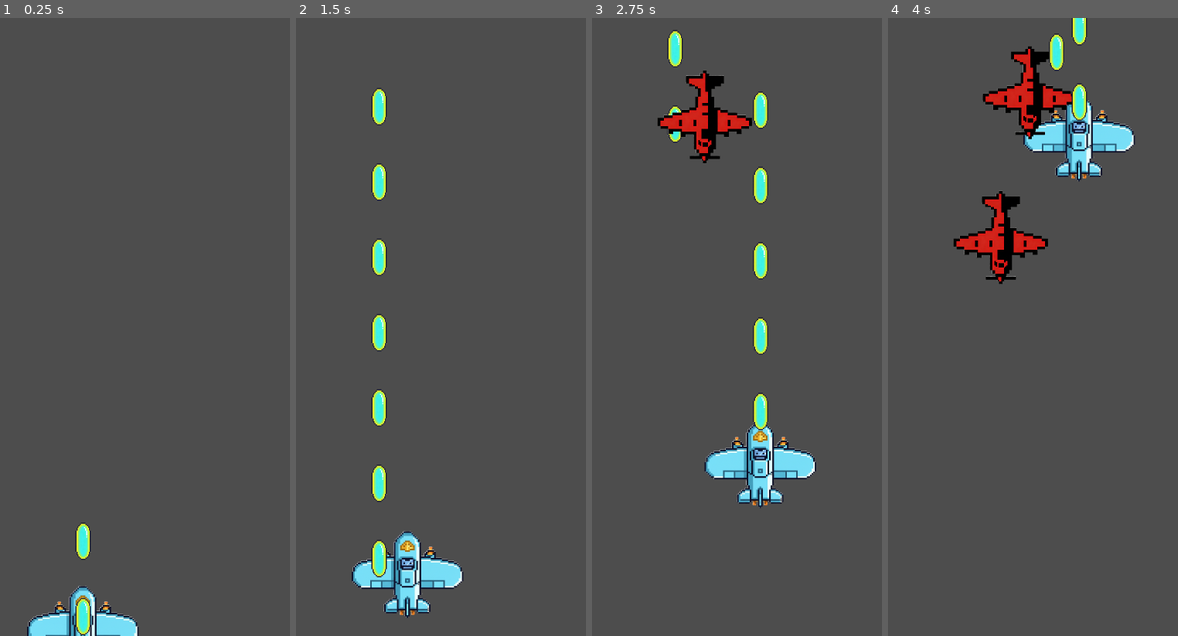
Above: before the commit, frames 1-4 (left to right).
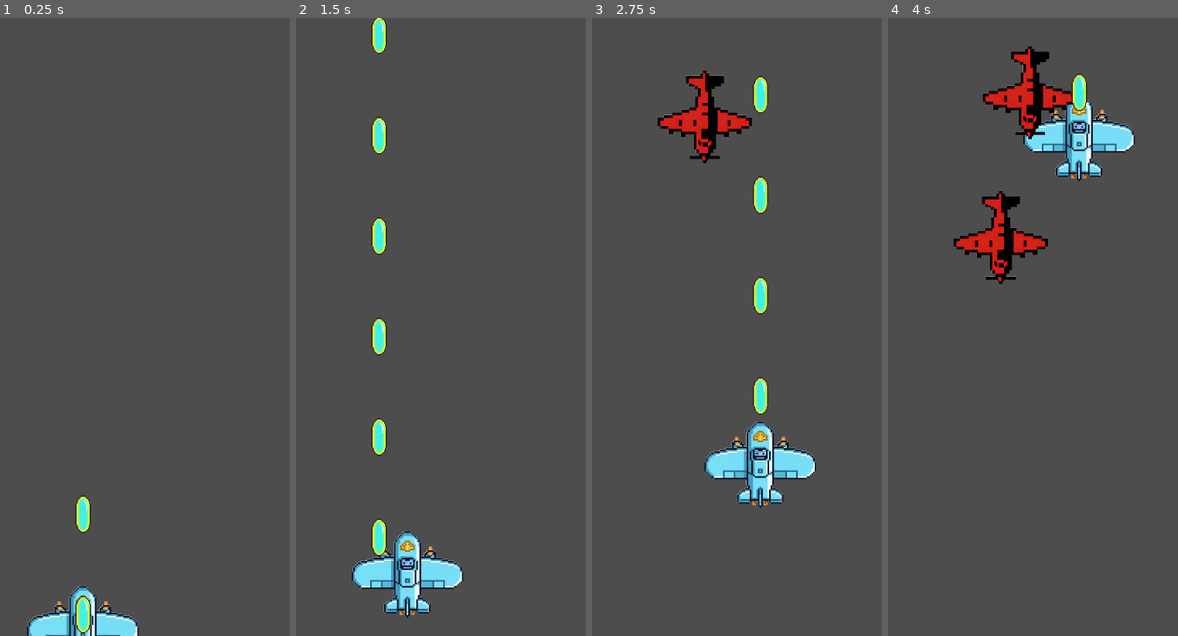
Above: after the commit, the same moments.

Repository: qingzhixing/plane-war
Game: Godot game, scene res://scenes/Main.tscn
Same seed, same stepped clock (60 frames per second), same inputs: the game is played once before the commit and once after it.
Inputs (mouse positions are in pixels of both pictures, inside the frame that each line leads up to):
- Up to frame 1 (0.25 s): no input
- Up to frame 2 (1.5 s): move the mouse to (470, 296) at 0.52 s; click (470, 296) at 0.67 s; drag from (outside the picture) to (380, 191) at 1.27 s
- Up to frame 3 (2.75 s): move the mouse to (713, 191) at 2.02 s; click (713, 191) at 2.17 s
- Up to frame 4 (4 s): drag from (948, 450) to (972, 123) at 2.77 s; move the mouse to (1093, 419) at 3.52 s; click (1093, 419) at 3.67 s

The runs differ from the first frame. In frame 1, 0.6% of the frame differs, in the area x 25-32%, y 77-100%; in frame 2, 2.9%, in the area x 25-32%, y 0-91%; in frame 3, 2.1%; in frame 4, 0.7%.

Commit message:
⚙️ TUNE: 提升玩家子弹飞行速度
Made-with: Cursor

Diff:
--- a/scripts/player_bullet.gd
+++ b/scripts/player_bullet.gd
@@ -1,6 +1,6 @@
 extends Area2D
 
-@export var speed: float = 900.0
+@export var speed: float = 1200.0
 @export var damage: int = 1
 
 func _process(delta: float) -> void:
